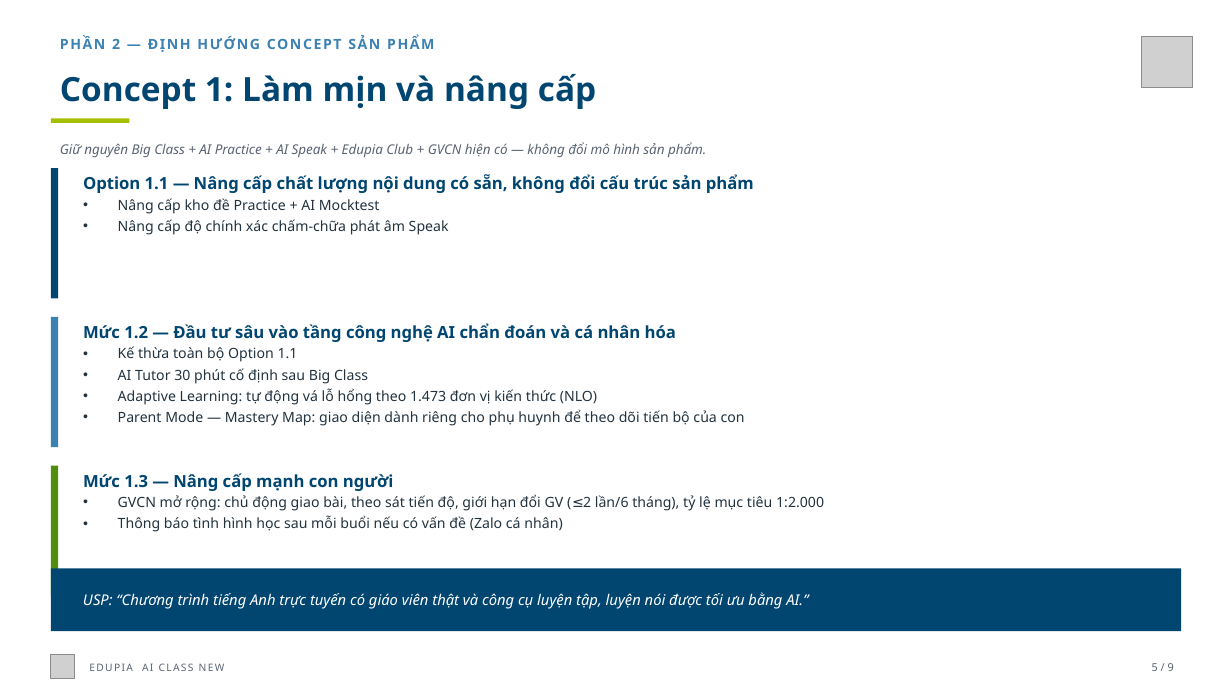
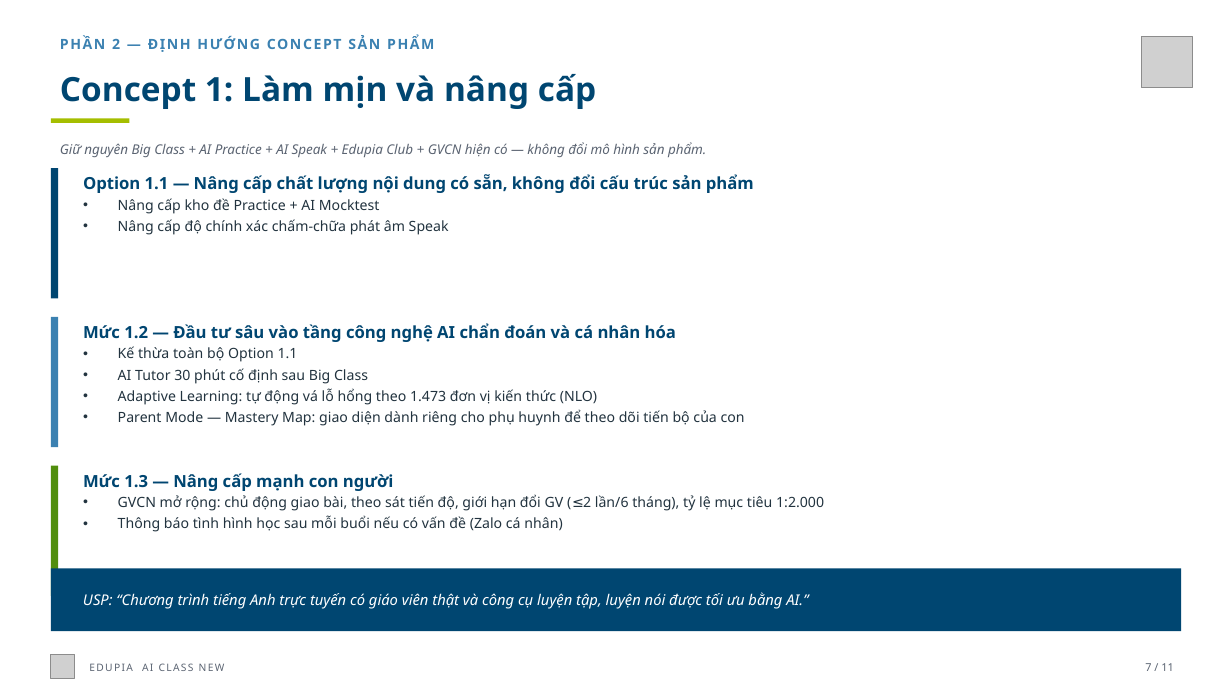
Before and after one commit to landangedupia/edupia-product, a slide deck: slide 8 of 03_product/concepts/AI-Class-New-slide-deck-FINAL-2026-08-21-branded.pptx (slide 6 before the commit). Drawn at 1232x693 pixels with LibreOffice and Linux fonts; fonts in the diff are those of the drawing; grey boxes stand for pictures. Boxes give left, top, right and bottom in pixels: in the first picture for what was removed or moved away, otherwise in the second. Text is boxed around its words. In the diff, an @@ line names an element or a change of style, - is before the commit and + after.

```diff
--- a/03_product/concepts/AI-Class-New-slide-deck-FINAL-2026-08-21-branded.pptx
+++ b/03_product/concepts/AI-Class-New-slide-deck-FINAL-2026-08-21-branded.pptx
@@ text at (1145, 663, 1173, 671): text changed @@
-5 / 9
+7 / 11
```
Also in this commit, not shown: 8 other slides changed, 2 slides added, 15 other files.
